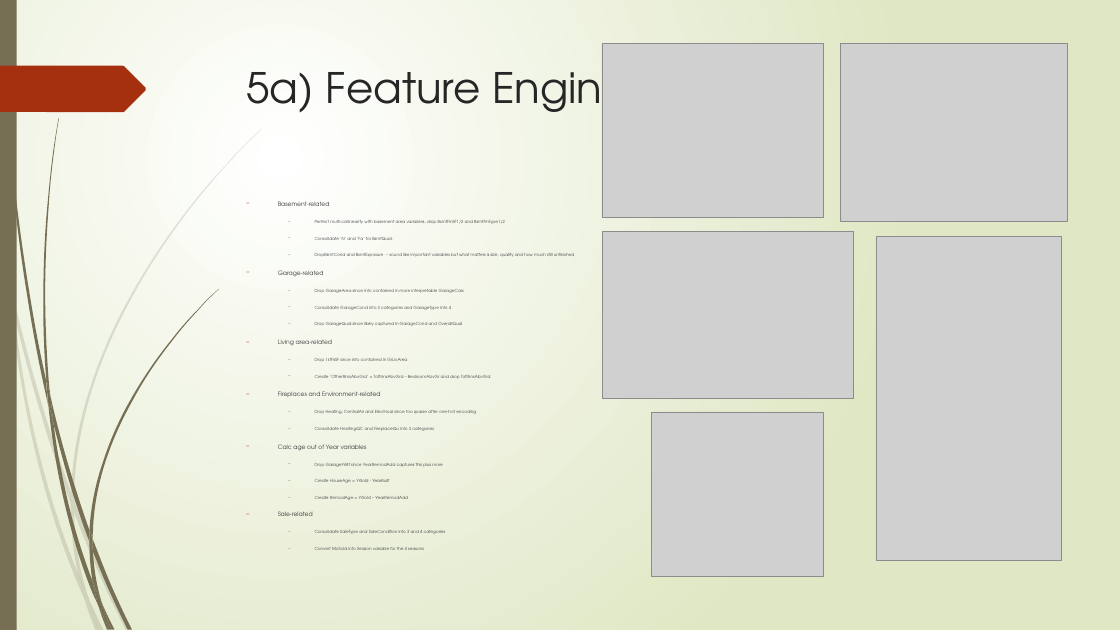
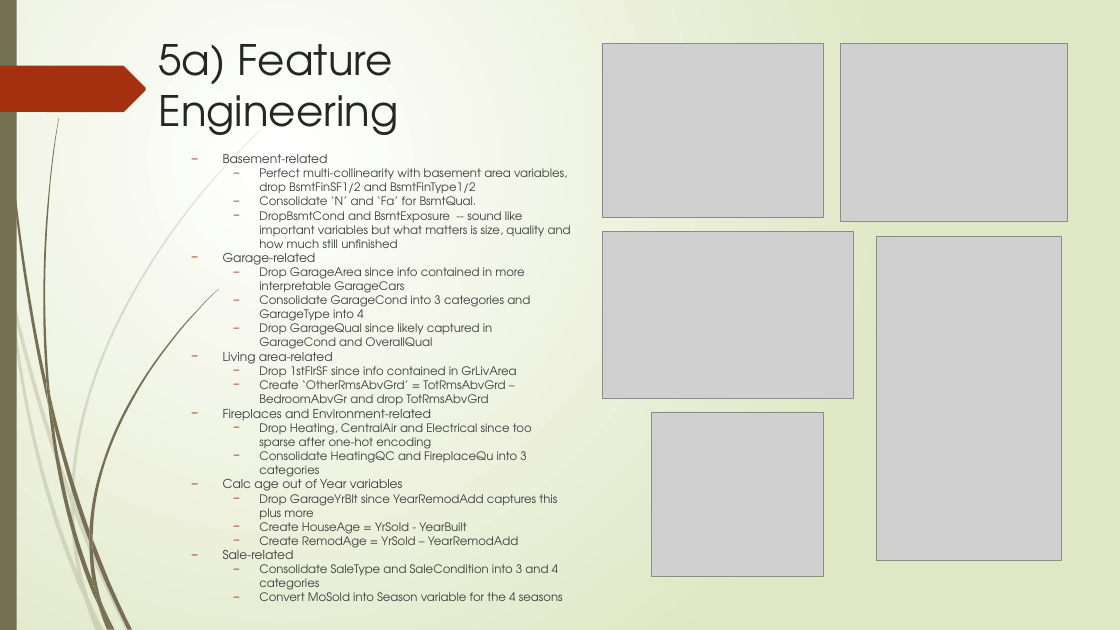
Before and after one commit to supasham/NYCDSA-MachineLearningProject, a slide deck: slide 9 of Applying ML to House Prices in Ames - Shameer Sukha - Feb 2021.pptx. Drawn at 1120x630 pixels with LibreOffice and Linux fonts; fonts in the diff are those of the drawing; grey boxes stand for pictures. Boxes give left, top, right and bottom in pixels: in the first picture for what was removed or moved away, otherwise in the second. Text is boxed around its words. In the diff, an @@ line names an element or a change of style, - is before the commit and + after.

```diff
--- a/Applying ML to House Prices in Ames - Shameer Sukha - Feb 2021.pptx
+++ b/Applying ML to House Prices in Ames - Shameer Sukha - Feb 2021.pptx
@@ title "5a) Feature Engineering" rewrapped from (x1=247, y1=60, x2=732, y2=123) to (x1=159, y1=44, x2=399, y2=135) @@
@@ text "Basement-related" moved from (x1=278, y1=201, x2=574, y2=550) to (x1=223, y1=154, x2=571, y2=601) @@
@@ text "Basement-related" at (x1=223, y1=154, x2=571, y2=601): size 5.2 to 10.5 pt in "Basement-related", "Garage-related", "Living area-related", "Fireplaces and Environment-related" and 2 more places; size 3.6 to 10 pt in "Perfect multi-collinearity with basement area variables, dro ...", "Consolidate ‘N’ and ‘Fa’ for BsmtQual.", "DropBsmtCond and BsmtExposure -- sound like important ...", "Drop GarageArea since info contained in more ..." and 11 more places; less space between paragraphs; line spacing 0.8 to 1 @@
```
Also in this commit, not shown: 13 other slides changed, 2 slides removed, 2 other files.
